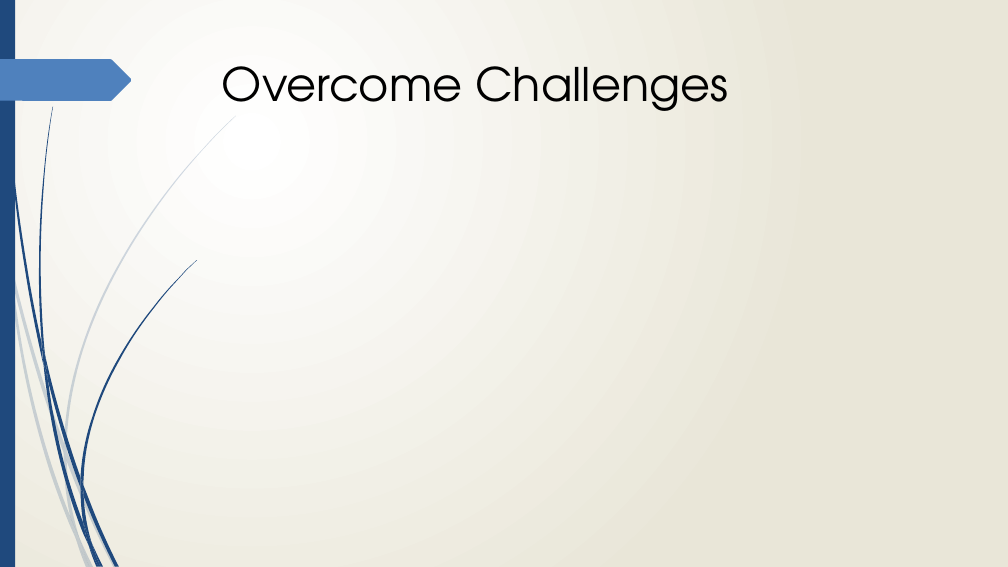
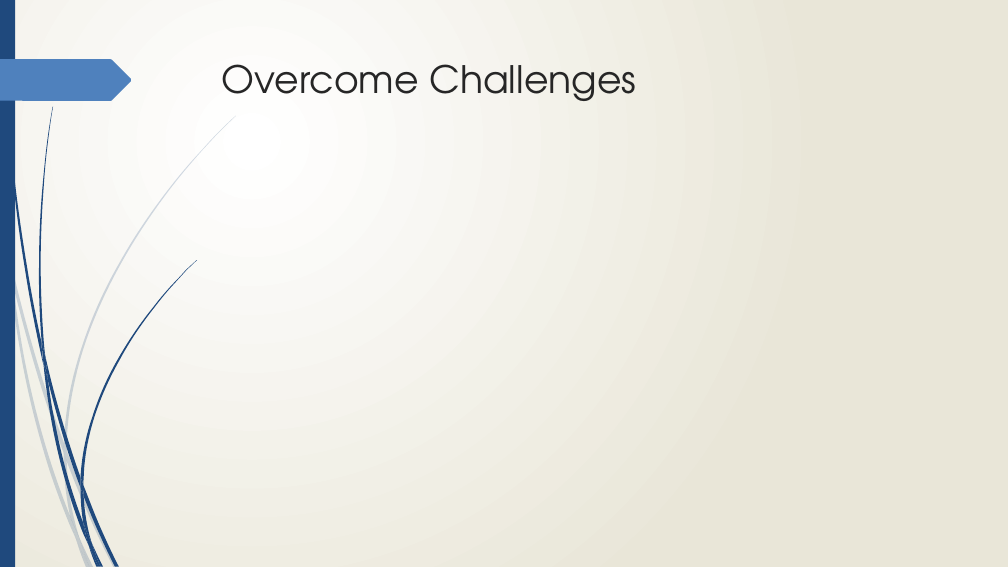
Before and after one commit to Jmr-Work/Pivotal_Presentation, a slide deck: slide 6 of Suppl/Pivotal Presentation - DTECTS.pptx. Drawn at 1008x567 pixels with LibreOffice and Linux fonts; fonts in the diff are those of the drawing. Boxes give left, top, right and bottom in pixels: in the first picture for what was removed or moved away, otherwise in the second. Text is boxed around its words. In the diff, an @@ line names an element or a change of style, - is before the commit and + after.

```diff
--- a/Suppl/Pivotal Presentation - DTECTS.pptx
+++ b/Suppl/Pivotal Presentation - DTECTS.pptx
@@ title "Overcome Challenges" at <box>222,64,636,101</box>: size 44 to 36 pt, text colour #000000 to #262626 @@
```
Also in this commit, not shown: 9 other slides changed, 3 other files.
